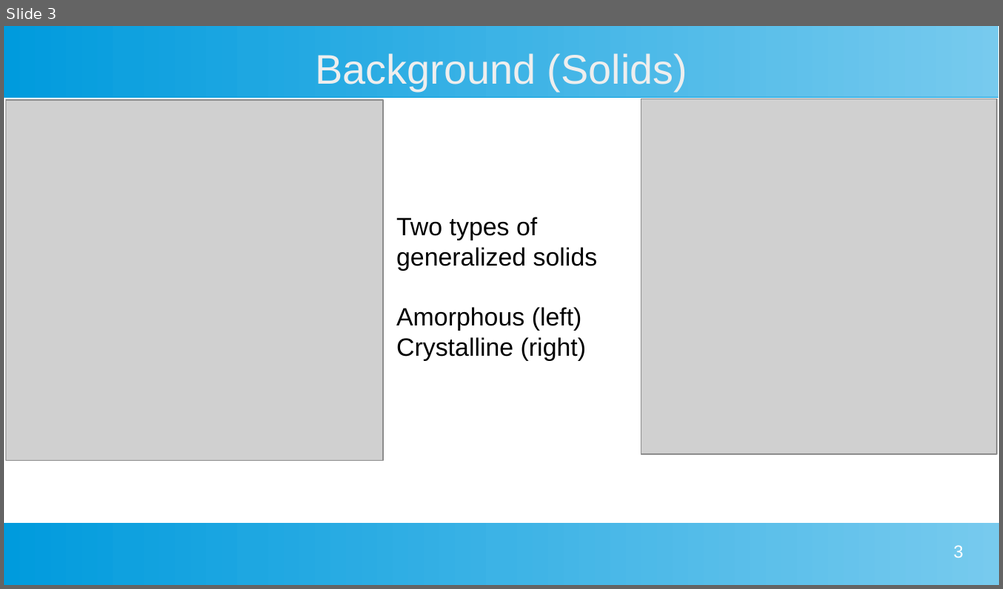
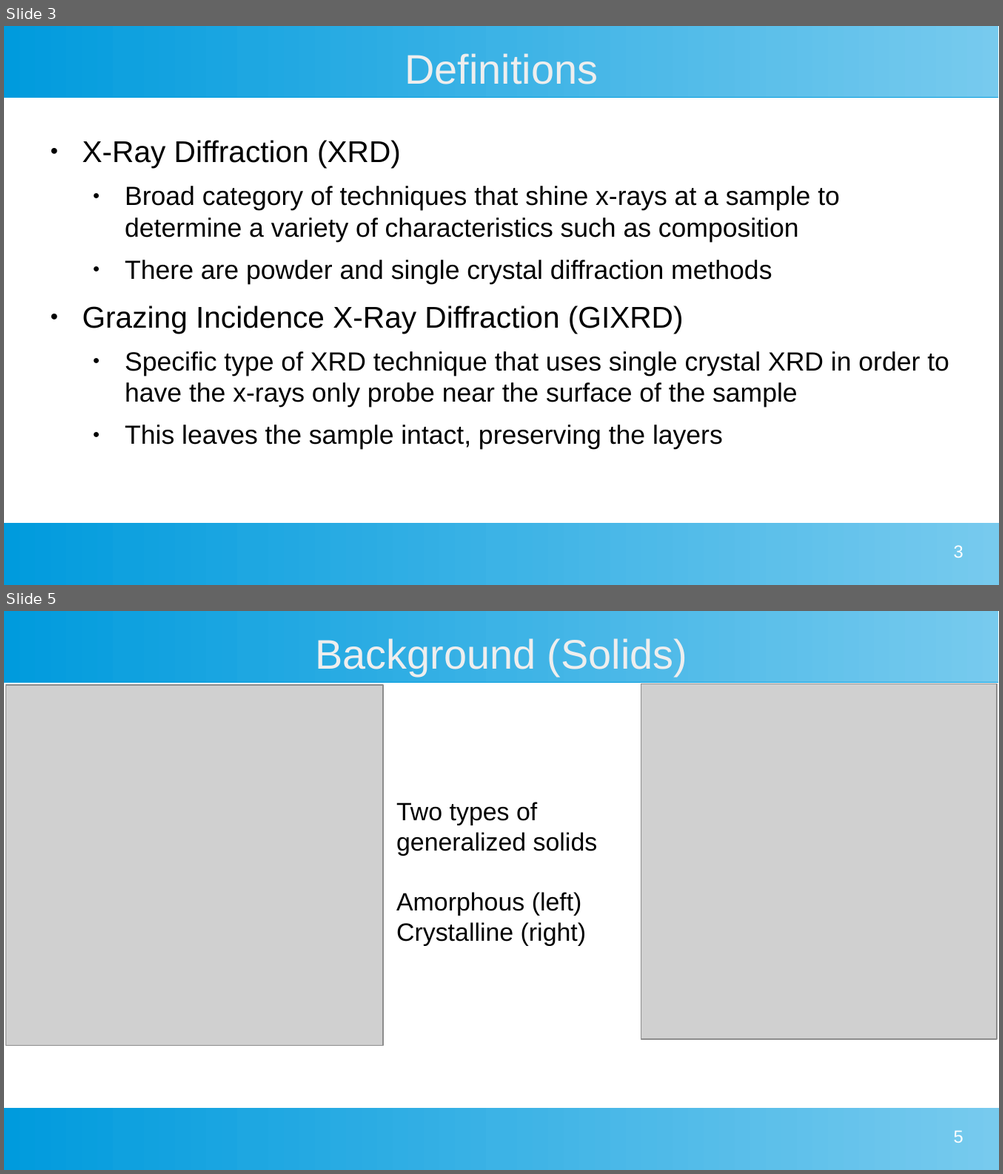
Before and after one commit to MarkS5001/GIXRD-Thesis, a slide deck: Thesis Defense Presentation.odp. Shown one above the other, each under a label of ours: slide 3 before the commit, slides 3 and 5 after it; the slides between them are not shown. The pictures are 1003x589 and 1003x1174 pixels, drawn with LibreOffice and Linux fonts; fonts in the diff are those of the drawing; grey boxes stand for pictures. Boxes give left, top, right and bottom in pixels: in the first picture for what was removed or moved away, otherwise in the second. Text is boxed around its words. In the diff, an @@ line names an element or a change of style, - is before the commit and + after.

Commit message:
Added to definitions slide, and doping background slide

```diff
--- a/Thesis Defense Presentation.odp
+++ b/Thesis Defense Presentation.odp
@@ slide 3 added at bbox=[4, 26, 999, 585], background #FFFFFF; not listed: 2 template elements that a slide beside it also shows @@
@@ title added at bbox=[404, 53, 597, 84], 33 pt, text #EEEEEE @@
+Definitions
@@ text added at bbox=[82, 140, 949, 450], 21 pt, text #000000 @@
+● X-Ray Diffraction (XRD)
+  ● Broad category of techniques that shine x-rays at a sample to determine a variety of characteristics such as composition
+  ● There are powder and single crystal diffraction methods
+● Grazing Incidence X-Ray Diffraction (GIXRD)
+  ● Specific type of XRD technique that uses single crystal XRD in order to have the x-rays only probe near the surface of the sample
+  ● This leaves the sample intact, preserving the layers
@@ page number added at bbox=[953, 545, 963, 558], 14 pt, text #FFFFFF @@
+3
@@ what was slide 3 is now slide 5 @@
@@ page number at bbox=[953, 1130, 963, 1143]: text changed @@
-3
+5
```
Also in this commit, not shown: 1 slide changed, 3 other slides added, 2 slides removed.
